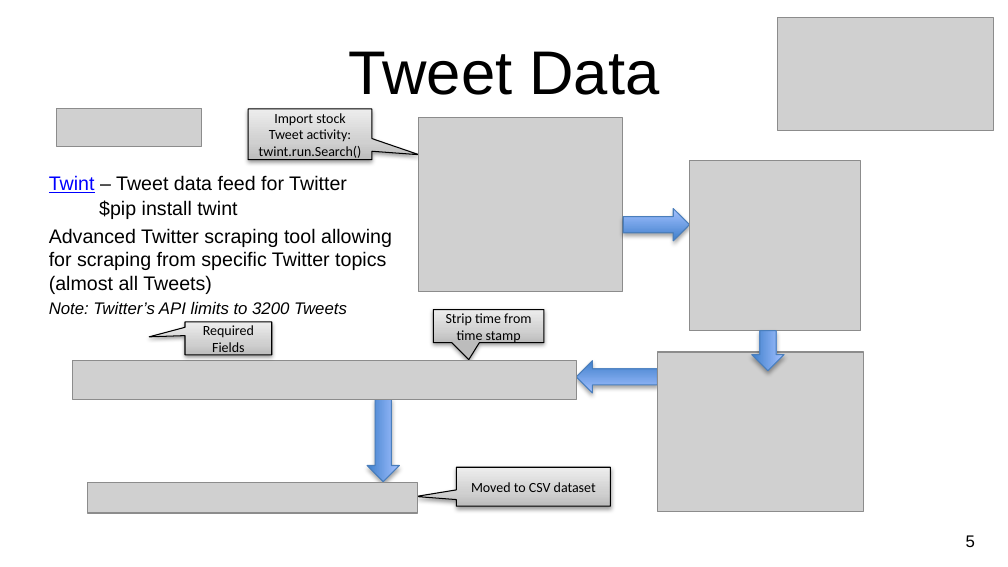
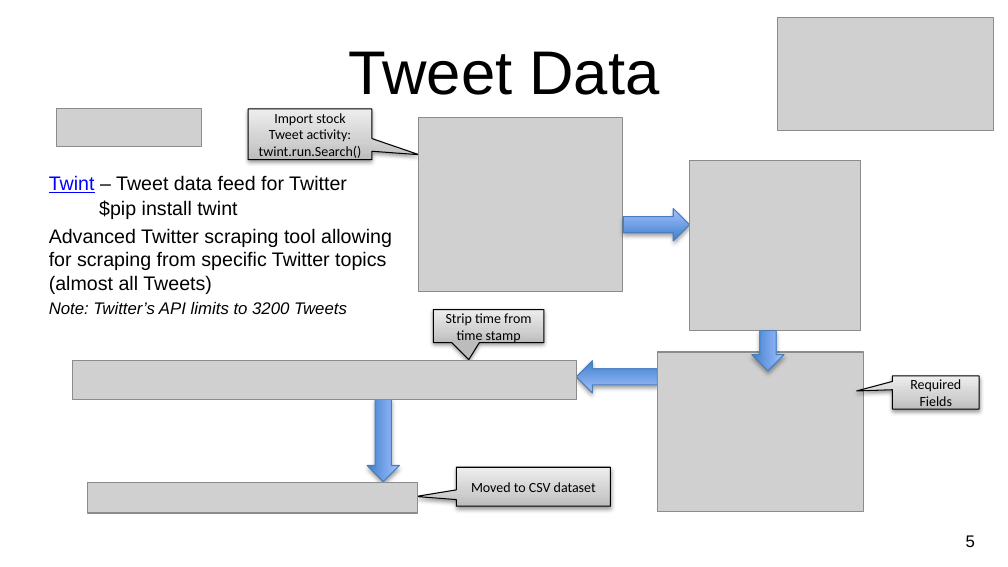
Before and after one commit to CCC-GH/Stocks-ETL-Project, a slide deck: slide 6 of NU-Project2_Stocks.pptx. Drawn at 1008x567 pixels with LibreOffice and Linux fonts; fonts in the diff are those of the drawing; grey boxes stand for pictures; background and template pictures are left out. Boxes give left, top, right and bottom in pixels: in the first picture for what was removed or moved away, otherwise in the second. Text is boxed around its words. In the diff, an @@ line names an element or a change of style, - is before the commit and + after.

```diff
--- a/NU-Project2_Stocks.pptx
+++ b/NU-Project2_Stocks.pptx
@@ speech box "Required Fields": place and size @@
-speech box "Required Fields" at [185, 322, 272, 355]
+speech box "Required Fields" at [892, 376, 979, 409]
```
Also in this commit, not shown: 2 other slides changed.
